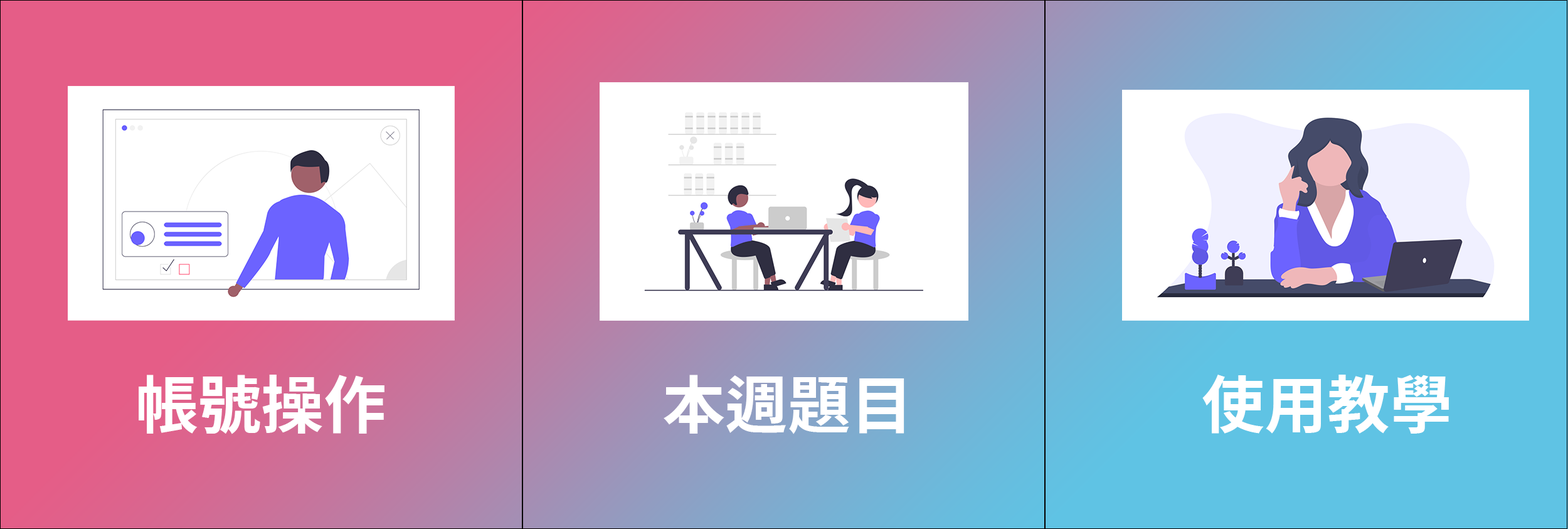
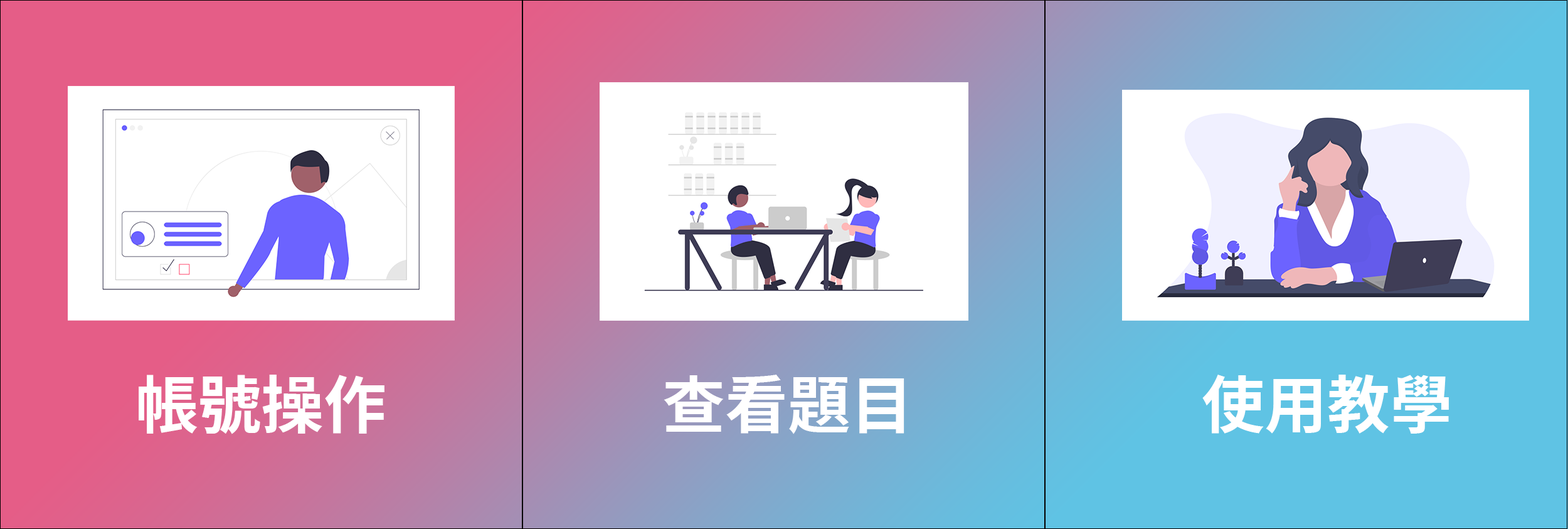
Layers edited between the first and the second w=1568, h=529 image:
painted on "本週題目" over 663, 374, 786, 434
